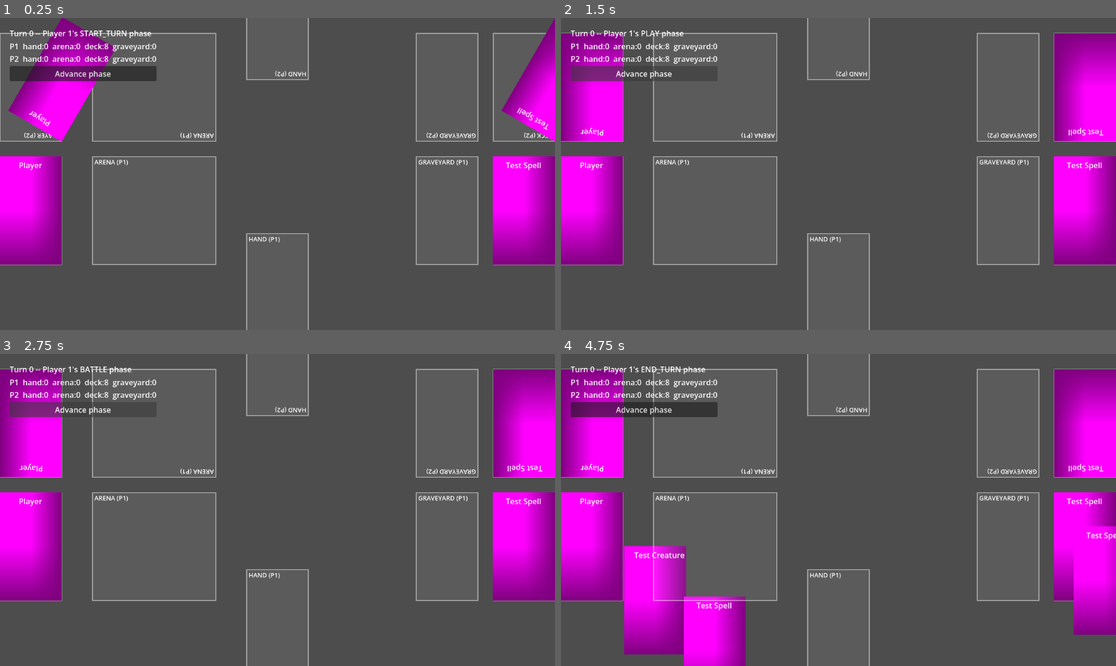
Above: before the commit, frames 1-4 (two rows, left to right).
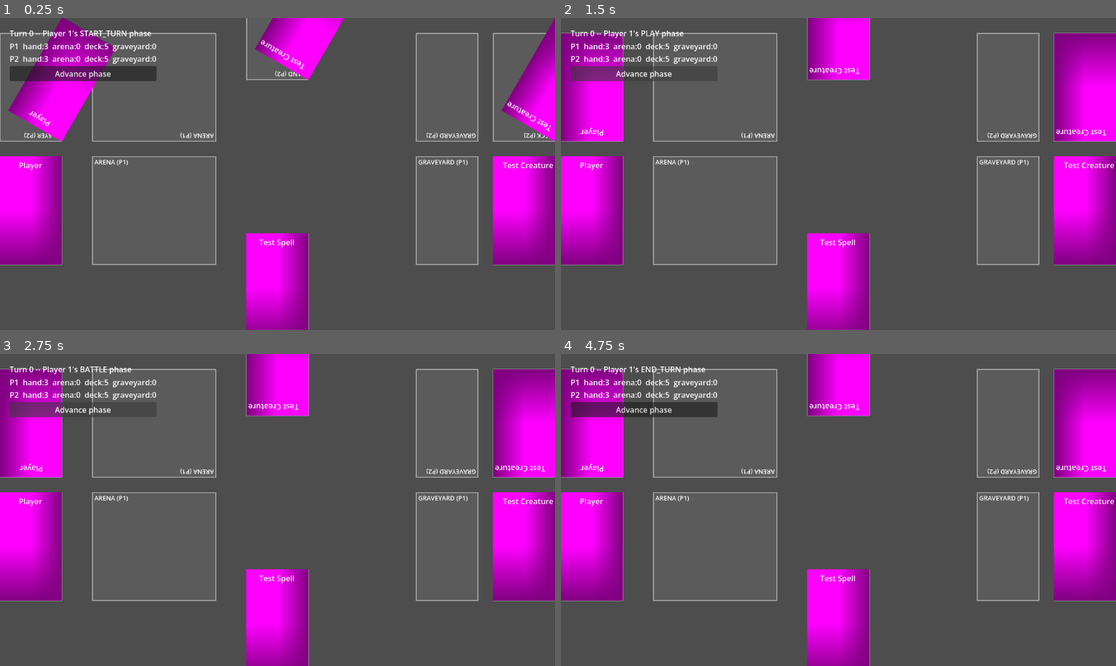
Above: after the commit, the same moments.

Repository: KT0mi/KT0mi_Card_Game_Godot
Game: Godot game, scene res://Scenes/TestScene.tscn
Two runs of this game, one before a commit and one after it. Both use one fixed random seed, a clock stepped at 60 frames per second and the inputs below.
Inputs (mouse positions are in pixels of both pictures, inside the frame that each line leads up to):
- Up to frame 1 (0.25 s): no input
- Up to frame 2 (1.5 s): click "Advance phase" at 0.5 s; click "Advance phase" at 1.25 s
- Up to frame 3 (2.75 s): click "Advance phase" at 2 s
- Up to frame 4 (4.75 s): tap Enter at 2.75 s; drag from (1082, 547) to (594, 547) at 2.77 s; drag from (1082, 547) to (655, 600) at 3.52 s; move the mouse to (1082, 547) at 4.27 s; click (1082, 547) at 4.42 s

The runs differ from the first frame. In frame 1, 5.7% of the frame differs, in the area x 8-100%, y 0-100%; in frame 2, 6.0%; in frame 3, 6.0%; in frame 4, 15%.

Commit message:
Fixed missing _arrange_cards() that didn't allow the card to visually snap back to current holder; Added debug messages to GameActions

Diff:
--- a/Scripts/GameActions.gd
+++ b/Scripts/GameActions.gd
@@ -7,15 +7,19 @@
 # bail if cancelled -> perform the state change -> emit the "resolved" notification.
 
 func try_play_card(player: Player, card: CardInstance) -> bool:
+	print("GameActions: Requested try_play_card action")
 	if TurnController.current_phase != TurnController.Phase.PLAY:
+		print("GameActions: Failed try_play_card action. Reason: Not in play phase")
 		return false
 
 	if card.is_creature() and not player.can_add_to_arena():
+		print("GameActions: Failed try_play_card action. Reason: Cannot have more than 3 cards in arena")
 		return false
 
 	var event := PlayCardEvent.new(player, card)
 	await TriggerSystem.emit(Events.PLAY_CARD_REQUEST, event)
 	if event.cancelled:
+		print("GameActions: Failed try_play_card action. Reason: Request intercepted")
 		return false
 
 	if card.is_creature():
@@ -23,10 +27,12 @@
 	else:
 		await ZoneManager.move_to(card, Zone.Type.GRAVEYARD, ZoneChangeEvent.Reason.PLAY)
 
+	print("GameActions: Resolved try_play_card action sucessfully")
 	await TriggerSystem.emit(Events.CARD_PLAYED, event)
 	return true
 
 func try_attack(attacker: CardInstance, target: CardInstance) -> bool:
+	print("GameActions: Requested try_attack action")
 	if TurnController.current_phase != TurnController.Phase.BATTLE:
 		return false
 
@@ -34,6 +40,7 @@
 	return true
 
 func draw_cards(player: Player, amount: int) -> void:
+	print("GameActions: Requested draw_cards action")
 	for i in amount:
 		if player.deck.is_empty():
 			return #Deck out
--- a/Scripts/RulesEngine.gd
+++ b/Scripts/RulesEngine.gd
@@ -27,6 +27,7 @@
 				player.deck.erase(card)
 				player.hand.append(card)
 				card.current_zone = Zone.Type.HAND
+		GameActions.draw_cards(player, 3)
 
 	#var face_card := CardInstance.new(CardDatabase.get_definition(&"player_face"), player)
 	#await ZoneManager.move_to(face_card, Zone.Type.PLAYER, ZoneChangeEvent.Reason.MANUAL)
--- a/Scripts/SceneScripts/card.gd
+++ b/Scripts/SceneScripts/card.gd
@@ -113,3 +113,4 @@
 	var holder: CardHolder = CardViewManager.holder_for(card_instance)
 	if holder:
 		holder.add_card(self)
+		holder._arrange_cards()
--- a/Scripts/SceneScripts/card_holder.gd
+++ b/Scripts/SceneScripts/card_holder.gd
@@ -47,6 +47,7 @@
 
 func add_card(card: Card) -> void:
 	if card in held_cards:
+		_arrange_cards()
 		return
 
 	held_cards.append(card)
